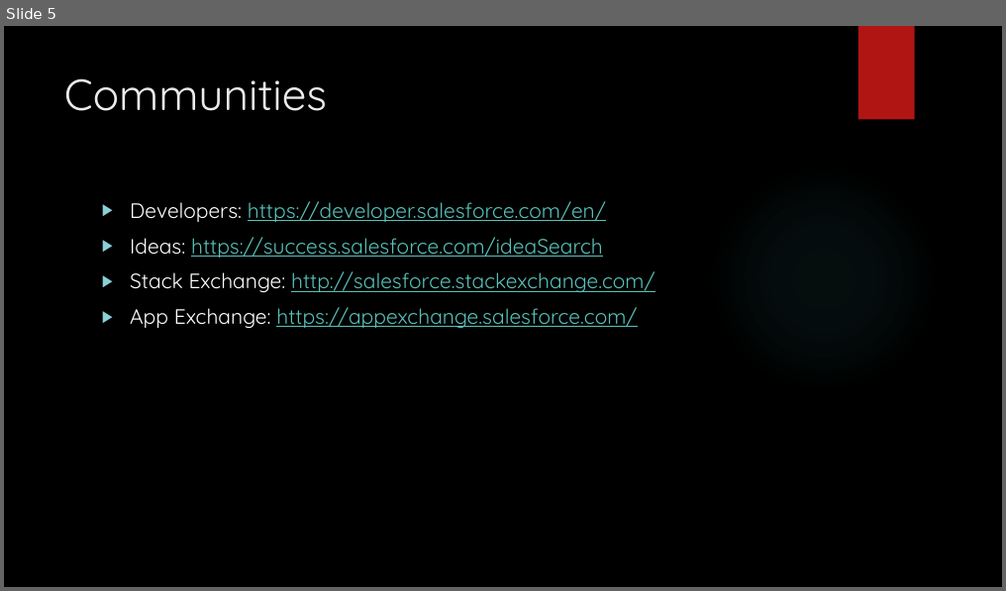
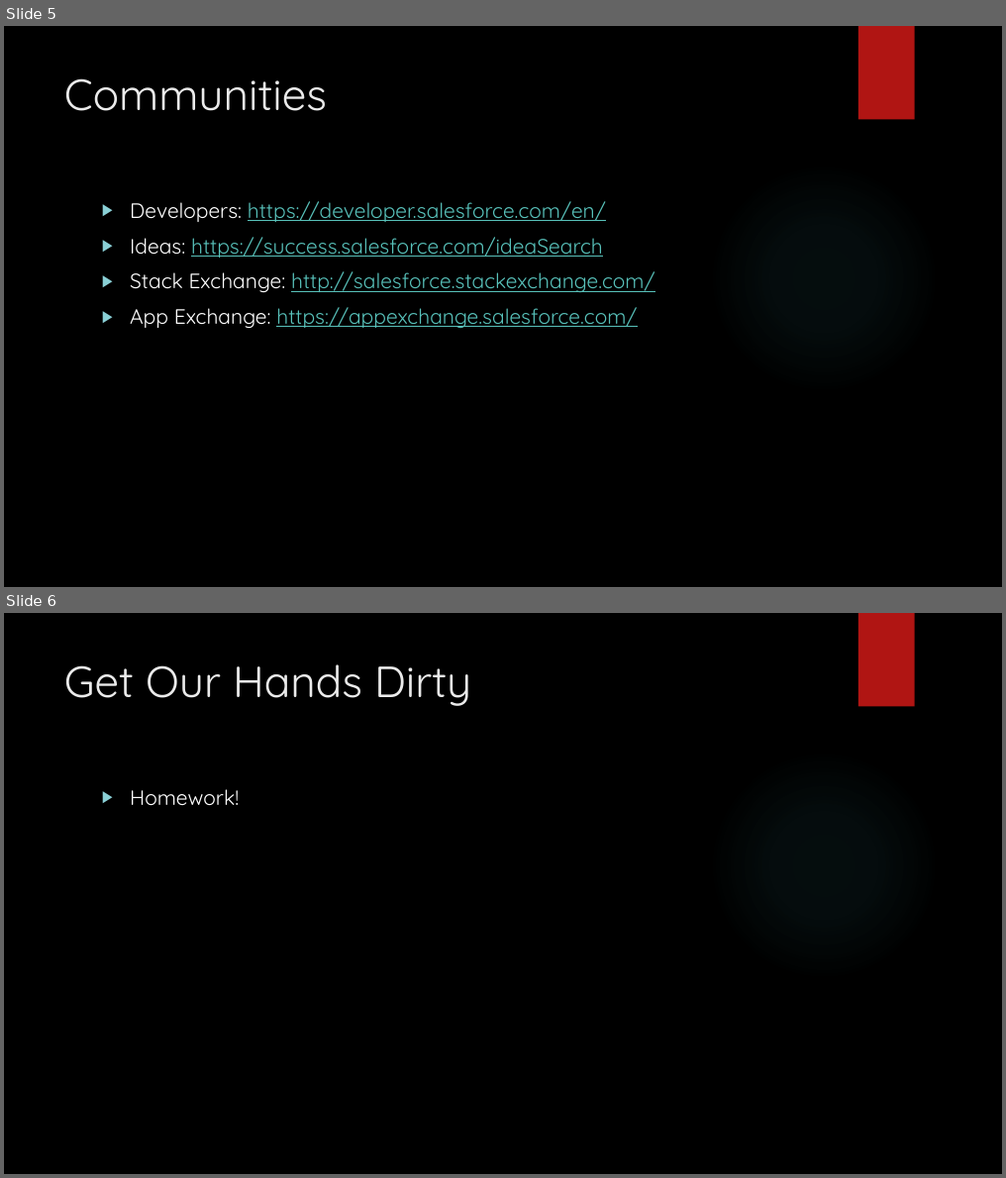
Before and after one commit to ChristianLinenko/Salesforce101, a slide deck: Week 1/Lecture - Week 1.pptx. Shown one above the other, each under a label of ours: slide 5 before the commit, slides 5 and 6 after it. The pictures are 1006x591 and 1006x1178 pixels, drawn with LibreOffice and Linux fonts; fonts in the diff are those of the drawing; background and template pictures are left out. Boxes give left, top, right and bottom in pixels: in the first picture for what was removed or moved away, otherwise in the second. Text is boxed around its words. In the diff, an @@ line names an element or a change of style, - is before the commit and + after.

```diff
--- a/Week 1/Lecture - Week 1.pptx
+++ b/Week 1/Lecture - Week 1.pptx
@@ slide 6 added at [4,613,1002,1174], background picture (left out); not listed: 2 template elements that a slide beside it also shows @@
@@ title added at [64,664,471,706], 42 pt, text #EBEBEB @@
+Get Our Hands Dirty
@@ text added at [130,789,239,806], 20 pt, text #FFFFFF @@
+▶ Homework!
```
Also in this commit, not shown: 1 slide changed.
